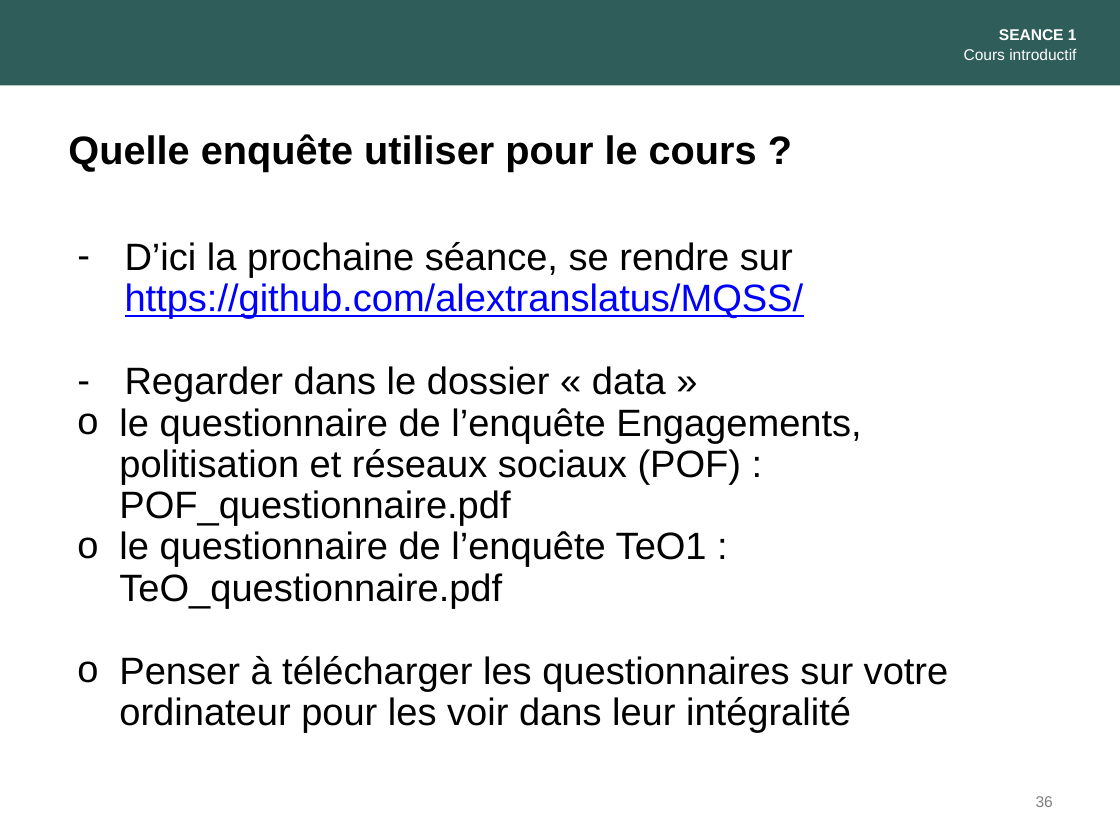
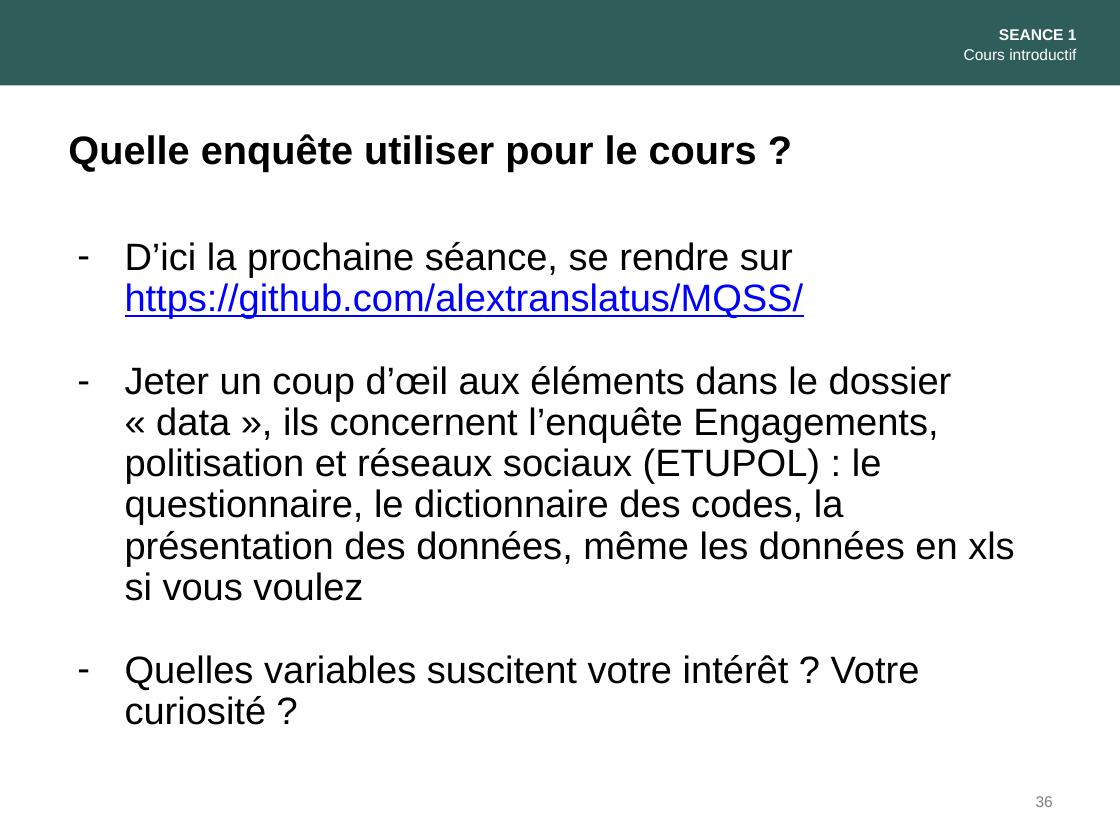
Before and after one commit to alextranslatus/MQSS, a slide deck: slide 36 of slides/1. Intro Partie I.pptx. Drawn at 1120x840 pixels with LibreOffice and Linux fonts; fonts in the diff are those of the drawing. Boxes give left, top, right and bottom in pixels: in the first picture for what was removed or moved away, otherwise in the second. Text is boxed around its words. In the diff, an @@ line names an element or a change of style, - is before the commit and + after.

```diff
--- a/slides/1. Intro Partie I.pptx
+++ b/slides/1. Intro Partie I.pptx
@@ text at [125, 366, 1015, 725]: text changed @@
-– Regarder dans le dossier « data »
-          o le questionnaire de l’enquête Engagements, politisation et réseaux sociaux (POF) : POF_questionnaire.pdf
-          o le questionnaire de l’enquête TeO1 : TeO_questionnaire.pdf
-          o Penser à télécharger les questionnaires sur votre ordinateur pour les voir dans leur intégralité
+– Jeter un coup d’œil aux éléments dans le dossier « data », ils concernent l’enquête Engagements, politisation et réseaux sociaux (ETUPOL) : le questionnaire, le dictionnaire des codes, la présentation des données, même les données en xls si vous voulez
+– Quelles variables suscitent votre intérêt ? Votre curiosité ?
```
Also in this commit, not shown: 2 other slides changed, 1 slide removed, 11 other files.
